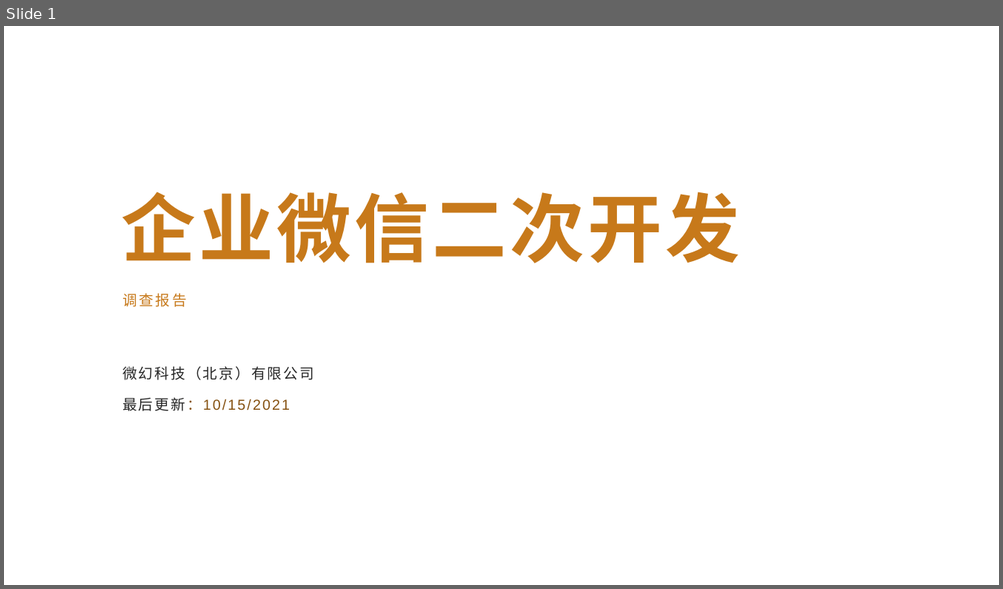
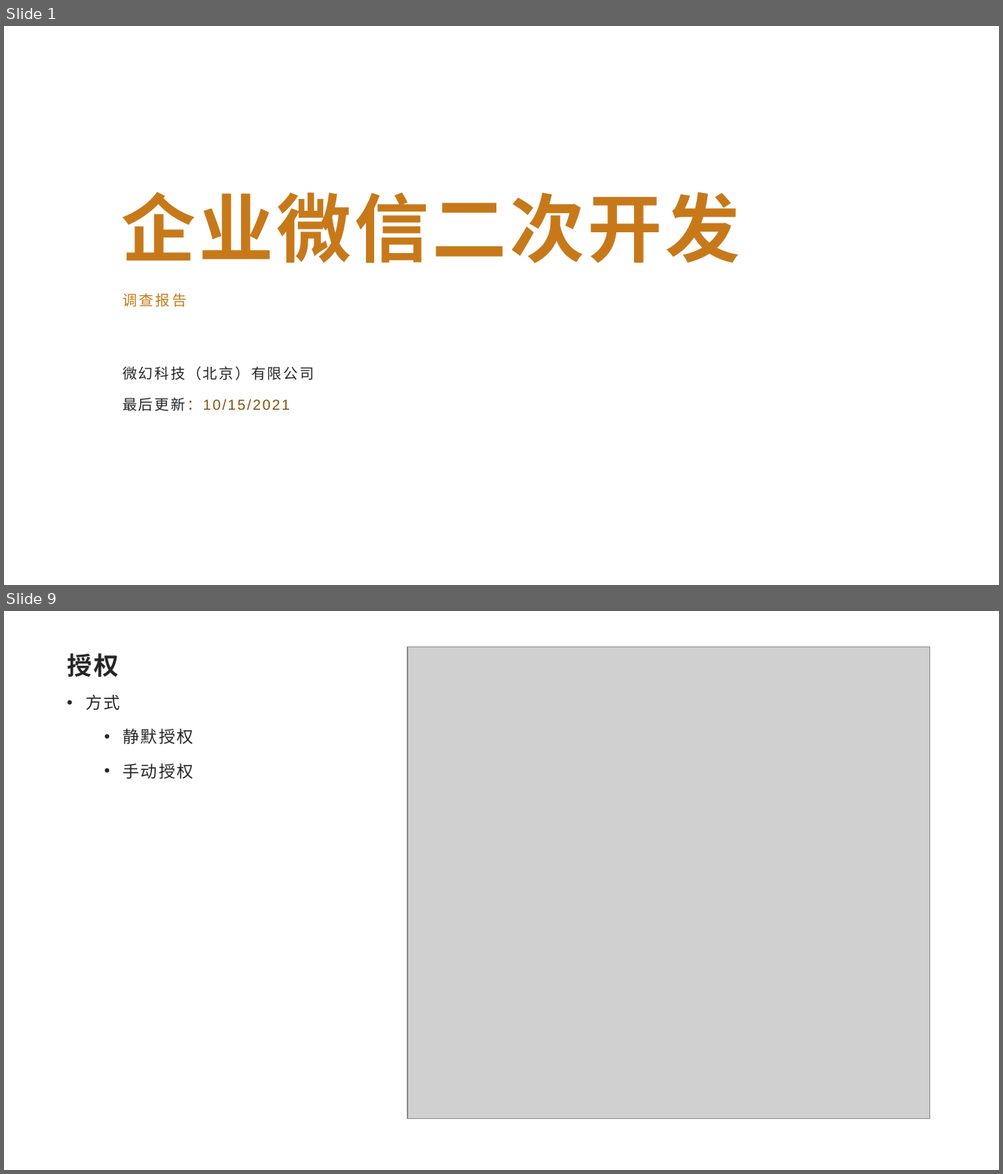
Before and after one commit to Sparks-Lu/TechNotes, a slide deck: Web/WeixinWork-Notes.pptx. Shown one above the other, each under a label of ours: slide 1 before the commit, slides 1 and 9 after it; the slides between them are not shown. The pictures are 1003x589 and 1003x1174 pixels, drawn with LibreOffice and Linux fonts; fonts in the diff are those of the drawing; grey boxes stand for pictures; background and template pictures are left out. Boxes give left, top, right and bottom in pixels: in the first picture for what was removed or moved away, otherwise in the second. Text is boxed around its words. In the diff, an @@ line names an element or a change of style, - is before the commit and + after.

```diff
--- a/Web/WeixinWork-Notes.pptx
+++ b/Web/WeixinWork-Notes.pptx
@@ slide 9 added at bbox=[4, 611, 999, 1170], background picture (left out) @@
@@ title added at bbox=[67, 653, 119, 677], 24 pt, text #262626, bold @@
+授权
@@ picture added at bbox=[407, 647, 930, 1119] @@
@@ text added at bbox=[85, 695, 194, 779], 16 pt, text #262626 @@
+• 方式
+  • 静默授权
+  • 手动授权
```
Also in this commit, not shown: 2 slides changed, 6 other slides added, 14 other files.
